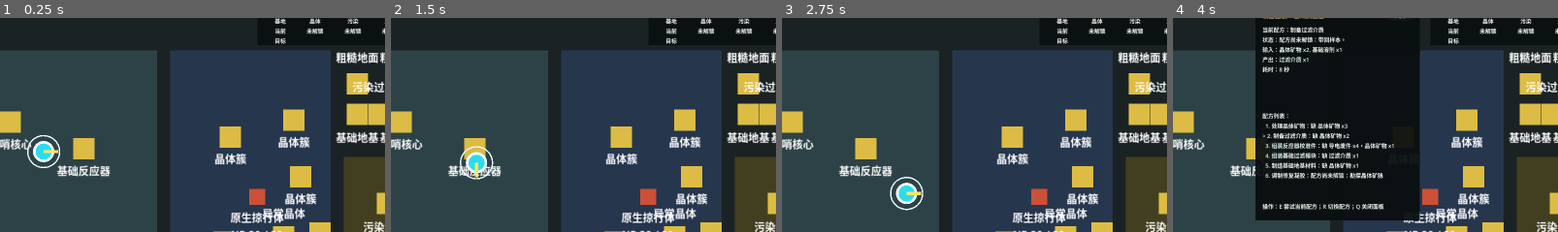
Above: before the commit, frames 1-4 (left to right).
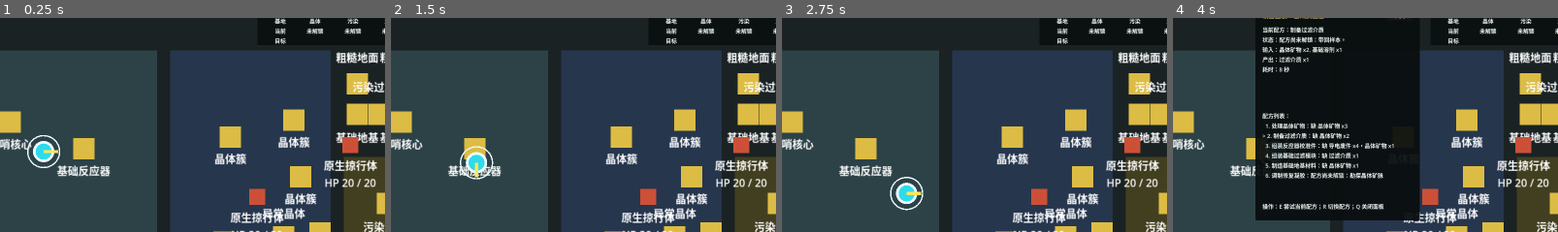
Above: after the commit, the same moments.

Repository: laugh0608/RadishCatalyst
Game: Godot game, scene res://scenes/boot/Boot.tscn
Two runs of this game, one before a commit and one after it. Both use one fixed random seed, a clock stepped at 60 frames per second and the inputs below.
Inputs:
- Up to frame 1 (0.25 s): no input
- Up to frame 2 (1.5 s): tap Enter at 0.5 s; hold D (move_right) 0.53-1.28 s; tap E (interact) at 0.6 s; hold S (move_down) from 1.28 s (still down); tap J (attack) at 1.35 s
- Up to frame 3 (2.75 s): tap E (interact) at 1.55, 2.3 s; release S (move_down) at 2.03 s; hold D (move_right) from 2.03 s (still down); tap R (cycle_recipe) at 2.1 s
- Up to frame 4 (4 s): release D (move_right) at 2.78 s; hold W (move_up) 2.78-3.53 s; tap E (interact) at 2.85, 3.8 s; hold A (move_left) from 3.53 s (still down); tap Q (toggle_device_panel) at 3.6 s
The pictures show only the part of the screen within x 13-63%, y 12-62%; the shares and areas given below are measured in that part.

The runs differ from the first frame. In frame 1, 1.2% of the frame differs, in the area x 84-98%, y 55-80%; in frame 2, 1.2%; in frame 3, 1.2%; in frame 4, 1.2%.

Commit message:
feat(client): add treatment supply prep step
- insert repair gel and skitter cleanup before treatment construction

- update quest flow, save validation, and HUD guidance

- document first-hour content density expansion

Diff:
--- a/client/data/items.json
+++ b/client/data/items.json
@@ -128,7 +128,7 @@
       "mass": 0.1,
       "rarity": "common",
       "source_refs": ["recipe.repair_gel"],
-      "used_by_refs": ["quest.defeat_elite_node"],
+      "used_by_refs": ["quest.prepare_treatment_supplies", "quest.defeat_elite_node"],
       "public_level": "public"
     }
   ]
--- a/client/data/localization/zh_cn.json
+++ b/client/data/localization/zh_cn.json
@@ -41,6 +41,8 @@
     "quest.bring_back_sample.desc": "采样异常晶体并返回基地分析。",
     "quest.make_filter_module.name": "制造过滤模块",
     "quest.make_filter_module.desc": "用基地加工产物制造基础过滤模块。",
+    "quest.prepare_treatment_supplies.name": "准备处理点补给",
+    "quest.prepare_treatment_supplies.desc": "调制修复凝胶，并清理处理点北缘的基础威胁。",
     "quest.expand_treatment_point.name": "扩建处理点",
     "quest.expand_treatment_point.desc": "铺设地基并启用污染处理设备。",
     "quest.enter_pollution_edge.name": "进入污染边界",
--- a/client/data/quests.json
+++ b/client/data/quests.json
@@ -62,6 +62,19 @@
       "objectives": [{"type": "craft_item", "target_id": "equipment.filter_module_t1", "amount": 1}],
       "prerequisites": ["quest.bring_back_sample"],
       "rewards": [],
+      "unlock_effects": ["quest.prepare_treatment_supplies"],
+      "next_quest_ids": ["quest.prepare_treatment_supplies"],
+      "public_level": "public"
+    },
+    {
+      "id": "quest.prepare_treatment_supplies",
+      "display_name_key": "quest.prepare_treatment_supplies.name",
+      "description_key": "quest.prepare_treatment_supplies.desc",
+      "quest_type": "main",
+      "stage": 6,
+      "objectives": [{"type": "craft_item", "target_id": "item.repair_gel", "amount": 1}, {"type": "defeat_enemy", "target_id": "enemy.native_skitter", "amount": 1}],
+      "prerequisites": ["quest.make_filter_module"],
+      "rewards": [{"id": "item.basic_parts", "amount": 1}],
       "unlock_effects": ["quest.expand_treatment_point", "recipe.foundation_t1"],
       "next_quest_ids": ["quest.expand_treatment_point"],
       "public_level": "public"
@@ -71,9 +84,9 @@
       "display_name_key": "quest.expand_treatment_point.name",
       "description_key": "quest.expand_treatment_point.desc",
       "quest_type": "main",
-      "stage": 6,
+      "stage": 7,
       "objectives": [{"type": "build", "target_id": "building.foundation_t1", "amount": 2}, {"type": "build", "target_id": "building.pollution_filter", "amount": 1}],
-      "prerequisites": ["quest.make_filter_module"],
+      "prerequisites": ["quest.prepare_treatment_supplies"],
       "rewards": [],
       "unlock_effects": ["region.pollution_edge", "recipe.cleanse_residue"],
       "next_quest_ids": ["quest.enter_pollution_edge"],
@@ -84,7 +97,7 @@
       "display_name_key": "quest.enter_pollution_edge.name",
       "description_key": "quest.enter_pollution_edge.desc",
       "quest_type": "main",
-      "stage": 7,
+      "stage": 8,
       "objectives": [
         {"type": "visit_region", "target_id": "region.pollution_edge", "amount": 1},
         {"type": "gather_item", "target_id": "item.polluted_residue", "amount": 2},
@@ -102,7 +115,7 @@
       "display_name_key": "quest.defeat_elite_node.name",
       "description_key": "quest.defeat_elite_node.desc",
       "quest_type": "main",
-      "stage": 8,
+      "stage": 9,
       "objectives": [{"type": "defeat_enemy", "target_id": "enemy.elite_residue_node", "amount": 1}],
       "prerequisites": ["quest.enter_pollution_edge"],
       "rewards": [{"id": "item.anomaly_sample", "amount": 1}],
@@ -115,7 +128,7 @@
       "display_name_key": "quest.unlock_ruin_signal.name",
       "description_key": "quest.unlock_ruin_signal.desc",
       "quest_type": "main",
-      "stage": 8,
+      "stage": 9,
       "objectives": [{"type": "inspect", "target_id": "map_object.ruin_gate", "amount": 1}],
       "prerequisites": ["quest.enter_pollution_edge"],
       "rewards": [],
--- a/client/scenes/maps/VerticalSliceMap.tscn
+++ b/client/scenes/maps/VerticalSliceMap.tscn
@@ -181,6 +181,10 @@
 position = Vector2(70, 20)
 definition_id = "enemy.native_skitter"
 
+[node name="TreatmentSkitter" parent="Enemies" instance=ExtResource("4_enemy")]
+position = Vector2(210, -58)
+definition_id = "enemy.native_skitter"
+
 [node name="PollutedSkitter" parent="Enemies" instance=ExtResource("4_enemy")]
 position = Vector2(302, 112)
 definition_id = "enemy.polluted_skitter"
--- a/client/scripts/checks/quest_rules_check.gd
+++ b/client/scripts/checks/quest_rules_check.gd
@@ -105,6 +105,15 @@
 		"reactor calibrator recipe update"
 	)
 	_expect_update(
+		event_rules.get_recipe_objective_updates("recipe.repair_gel"),
+		"set",
+		"quest.prepare_treatment_supplies",
+		"craft_item",
+		"item.repair_gel",
+		1.0,
+		"repair gel recipe update"
+	)
+	_expect_update(
 		event_rules.get_recipe_objective_updates("recipe.basic_filter_module"),
 		"set",
 		"quest.make_filter_module",
@@ -121,6 +130,15 @@
 		"building.foundation_t1",
 		1.0,
 		"foundation build update"
+	)
+	_expect_update(
+		event_rules.get_defeated_enemy_objective_updates("enemy.native_skitter"),
+		"set",
+		"quest.prepare_treatment_supplies",
+		"defeat_enemy",
+		"enemy.native_skitter",
+		1.0,
+		"native enemy defeat update"
 	)
 	_expect_update(
 		event_rules.get_defeated_enemy_objective_updates("enemy.polluted_skitter"),
--- a/client/scripts/checks/save_quest_unlock_check.gd
+++ b/client/scripts/checks/save_quest_unlock_check.gd
@@ -63,6 +63,7 @@
 		"quest.calibrate_reactor",
 		"quest.bring_back_sample",
 		"quest.make_filter_module",
+		"quest.prepare_treatment_supplies",
 		"quest.expand_treatment_point",
 		"quest.enter_pollution_edge"
 	]
@@ -75,6 +76,8 @@
 		"quest.bring_back_sample|sample_object|map_object.anomaly_crystal": 1,
 		"quest.bring_back_sample|return_region|region.outpost_platform": 1,
 		"quest.make_filter_module|craft_item|equipment.filter_module_t1": 1,
+		"quest.prepare_treatment_supplies|craft_item|item.repair_gel": 1,
+		"quest.prepare_treatment_supplies|defeat_enemy|enemy.native_skitter": 1,
 		"quest.expand_treatment_point|build|building.foundation_t1": 2,
 		"quest.expand_treatment_point|build|building.pollution_filter": 1,
 		"quest.enter_pollution_edge|visit_region|region.pollution_edge": 1,
@@ -91,6 +94,7 @@
 		"recipe.make_filter_media",
 		"recipe.basic_filter_module",
 		"quest.make_filter_module",
+		"quest.prepare_treatment_supplies",
 		"quest.expand_treatment_point",
 		"recipe.foundation_t1",
 		"region.pollution_edge",
@@ -296,6 +300,7 @@
 		"quest.calibrate_reactor",
 		"quest.bring_back_sample",
 		"quest.make_filter_module",
+		"quest.prepare_treatment_supplies",
 		"quest.expand_treatment_point",
 		"quest.enter_pollution_edge",
 		"quest.unlock_ruin_signal"
@@ -309,6 +314,8 @@
 		"quest.bring_back_sample|sample_object|map_object.anomaly_crystal": 1,
 		"quest.bring_back_sample|return_region|region.outpost_platform": 1,
 		"quest.make_filter_module|craft_item|equipment.filter_module_t1": 1,
+		"quest.prepare_treatment_supplies|craft_item|item.repair_gel": 1,
+		"quest.prepare_treatment_supplies|defeat_enemy|enemy.native_skitter": 1,
 		"quest.expand_treatment_point|build|building.foundation_t1": 2,
 		"quest.expand_treatment_point|build|building.pollution_filter": 1,
 		"quest.enter_pollution_edge|visit_region|region.pollution_edge": 1,
@@ -326,6 +333,7 @@
 		"recipe.make_filter_media",
 		"recipe.basic_filter_module",
 		"quest.make_filter_module",
+		"quest.prepare_treatment_supplies",
 		"quest.expand_treatment_point",
 		"recipe.foundation_t1",
 		"region.pollution_edge",
--- a/client/scripts/checks/save_service_check.gd
+++ b/client/scripts/checks/save_service_check.gd
@@ -673,6 +673,7 @@
 		"quest.calibrate_reactor",
 		"quest.bring_back_sample",
 		"quest.make_filter_module",
+		"quest.prepare_treatment_supplies",
 		"quest.expand_treatment_point",
 		"quest.enter_pollution_edge"
 	]
@@ -685,6 +686,8 @@
 		"quest.bring_back_sample|sample_object|map_object.anomaly_crystal": 1,
 		"quest.bring_back_sample|return_region|region.outpost_platform": 1,
 		"quest.make_filter_module|craft_item|equipment.filter_module_t1": 1,
+		"quest.prepare_treatment_supplies|craft_item|item.repair_gel": 1,
+		"quest.prepare_treatment_supplies|defeat_enemy|enemy.native_skitter": 1,
 		"quest.expand_treatment_point|build|building.foundation_t1": 2,
 		"quest.expand_treatment_point|build|building.pollution_filter": 1,
 		"quest.enter_pollution_edge|visit_region|region.pollution_edge": 1,
@@ -701,6 +704,7 @@
 		"recipe.make_filter_media",
 		"recipe.basic_filter_module",
 		"quest.make_filter_module",
+		"quest.prepare_treatment_supplies",
 		"quest.expand_treatment_point",
 		"recipe.foundation_t1",
 		"region.pollution_edge",
@@ -741,6 +745,7 @@
 		"quest.calibrate_reactor",
 		"quest.bring_back_sample",
 		"quest.make_filter_module",
+		"quest.prepare_treatment_supplies",
 		"quest.expand_treatment_point",
 		"quest.enter_pollution_edge",
 		"quest.unlock_ruin_signal"
@@ -754,6 +759,8 @@
 		"quest.bring_back_sample|sample_object|map_object.anomaly_crystal": 1,
 		"quest.bring_back_sample|return_region|region.outpost_platform": 1,
 		"quest.make_filter_module|craft_item|equipment.filter_module_t1": 1,
+		"quest.prepare_treatment_supplies|craft_item|item.repair_gel": 1,
+		"quest.prepare_treatment_supplies|defeat_enemy|enemy.native_skitter": 1,
 		"quest.expand_treatment_point|build|building.foundation_t1": 2,
 		"quest.expand_treatment_point|build|building.pollution_filter": 1,
 		"quest.enter_pollution_edge|visit_region|region.pollution_edge": 1,
@@ -771,6 +778,7 @@
 		"recipe.make_filter_media",
 		"recipe.basic_filter_module",
 		"quest.make_filter_module",
+		"quest.prepare_treatment_supplies",
 		"quest.expand_treatment_point",
 		"recipe.foundation_t1",
 		"region.pollution_edge",
--- a/client/scripts/checks/vertical_slice_flow_check.gd
+++ b/client/scripts/checks/vertical_slice_flow_check.gd
@@ -77,8 +77,14 @@
 	_complete_active_quest("quest.make_filter_module", [
 		{"type": "craft_item", "target_id": "equipment.filter_module_t1", "amount": 1}
 	])
-	_expect_active_quest("quest.expand_treatment_point", "after make filter module")
-	_expect_array_has(world_state.quest_state.unlocked_effects, "recipe.foundation_t1", "filter module unlocks foundation recipe")
+	_expect_active_quest("quest.prepare_treatment_supplies", "after make filter module")
+
+	_complete_active_quest("quest.prepare_treatment_supplies", [
+		{"type": "craft_item", "target_id": "item.repair_gel", "amount": 1},
+		{"type": "defeat_enemy", "target_id": "enemy.native_skitter", "amount": 1}
+	])
+	_expect_active_quest("quest.expand_treatment_point", "after prepare treatment supplies")
+	_expect_array_has(world_state.quest_state.unlocked_effects, "recipe.foundation_t1", "supplies unlock foundation recipe")
 
 	_complete_active_quest("quest.expand_treatment_point", [
 		{"type": "build", "target_id": "building.foundation_t1", "amount": 2},
@@ -120,6 +126,7 @@
 	hint_world.current_region_id = "region.crystal_vein_field"
 	_expect_hint_contains(hud, hint_world, hint_character, "quest.scout_crystal_field", "采集晶体簇", "crystal field onboarding hint")
 	_expect_hint_contains(hud, hint_world, hint_character, "quest.calibrate_reactor", "外勤残骸", "calibration onboarding hint")
+	_expect_hint_contains(hud, hint_world, hint_character, "quest.prepare_treatment_supplies", "修复凝胶", "supply prep onboarding hint")
 
 	_expect_hint_contains(hud, hint_world, hint_character, "quest.expand_treatment_point", "2 块地基", "foundation onboarding hint")
 	hint_world.add_base_structure("structure.foundation_site_north", "building.foundation_t1", "region.pollution_edge")
--- a/client/scripts/quests/quest_event_rules.gd
+++ b/client/scripts/quests/quest_event_rules.gd
@@ -57,6 +57,8 @@
 	match recipe_id:
 		"recipe.reactor_calibrator":
 			return [_set_update("quest.calibrate_reactor", "craft_item", "item.reactor_calibrator", 1)]
+		"recipe.repair_gel":
+			return [_set_update("quest.prepare_treatment_supplies", "craft_item", "item.repair_gel", 1)]
 		"recipe.basic_filter_module":
 			return [_set_update("quest.make_filter_module", "craft_item", "equipment.filter_module_t1", 1)]
 		"recipe.cleanse_residue":
@@ -74,6 +76,8 @@
 
 
 func get_defeated_enemy_objective_updates(enemy_definition_id: String) -> Array[Dictionary]:
+	if enemy_definition_id == "enemy.native_skitter":
+		return [_set_update("quest.prepare_treatment_supplies", "defeat_enemy", enemy_definition_id, 1)]
 	if enemy_definition_id == "enemy.polluted_skitter":
 		return [_set_update("quest.enter_pollution_edge", "defeat_enemy", enemy_definition_id, 1)]
 	return []
--- a/client/scripts/save/save_content_validator.gd
+++ b/client/scripts/save/save_content_validator.gd
@@ -22,6 +22,10 @@
 
 const PROTOTYPE_ENEMY_SOURCES := {
 	"enemy_instance.native_skitter": {
+		"definition_id": "enemy.native_skitter",
+		"region_id": "region.crystal_vein_field"
+	},
+	"enemy_instance.treatment_skitter": {
 		"definition_id": "enemy.native_skitter",
 		"region_id": "region.crystal_vein_field"
 	},
--- a/client/scripts/ui/prototype_hud.gd
+++ b/client/scripts/ui/prototype_hud.gd
@@ -681,6 +681,10 @@
 			return "向西返回基地平台，完成样本回收。"
 		"quest.make_filter_module":
 			return "回基地使用基础反应器，组装基础过滤模块。"
+		"quest.prepare_treatment_supplies":
+			if world_state.quest_state.get_objective_progress(quest_id, "craft_item", "item.repair_gel") <= 0.0:
+				return "回基地用基础反应器调制修复凝胶，给处理点施工做准备。"
+			return "前往处理点北缘，清理徘徊的原生掠行体。"
 		"quest.expand_treatment_point":
 			return "前往污染边界北缘，清理地块、铺设地基并建造过滤器。"
 		"quest.enter_pollution_edge":
@@ -805,6 +809,10 @@
 			return "region.outpost_platform"
 		"quest.make_filter_module":
 			return "region.outpost_platform"
+		"quest.prepare_treatment_supplies":
+			if world_state.quest_state.get_objective_progress(quest_id, "craft_item", "item.repair_gel") <= 0.0:
+				return "region.outpost_platform"
+			return "region.crystal_vein_field"
 		"quest.expand_treatment_point", "quest.enter_pollution_edge", "quest.defeat_elite_node":
 			return "region.pollution_edge"
 		"quest.unlock_ruin_signal":
@@ -836,6 +844,10 @@
 			return "带样本回基地，分析结果会打开制造过滤模块的链路。"
 		"quest.make_filter_module":
 			return "基础反应器负责制造远征产物；先补齐配方输入，再等待加工完成。"
+		"quest.prepare_treatment_supplies":
+			if world_state.quest_state.get_objective_progress(quest_id, "craft_item", "item.repair_gel") <= 0.0:
+				return "先调制 1 份修复凝胶；后续处理点施工会经过敌人巡游区。"
+			return "带上修复凝胶，清理处理点北缘的原生掠行体。"
 		"quest.expand_treatment_point":
 			if world_state.count_base_structures("building.foundation_t1") < 2:
 				return "污染过滤器不能直接落地，先清理地块并铺设 2 块地基。"
Not shown, changed: docs/design/onboarding-and-first-hour.md
Not shown, changed: docs/devlogs/2026-W19.md
Not shown, changed: docs/planning/current.md
